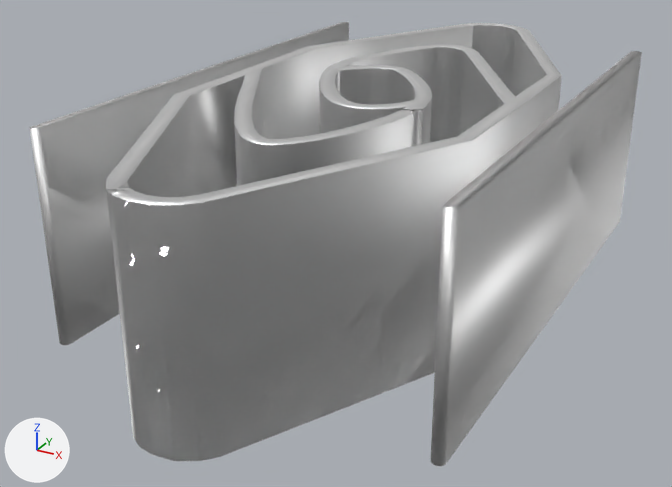
The Blender file Characters/LOGOESCOM.blend as it was, and as the next commit left it.
Camera for both pictures: a 50 mm camera at (7.22, -14.6, 3.79) aimed at (-0.4, -0.74, -3.14). Lighting does not change. The marker at lower left points along +X, +Y and +Z.

Before the edit, the objects in view are built like this:
```python
me_chrome = bpy.data.meshes.new('Chrome')
me_chrome.from_pydata(...)  # 1232 vertices, 1105 faces; spans x -13.9..12.5, y -12.8..1.1, z -2.0..5.5
me_chrome.polygons.foreach_set('use_smooth', [True] * 1105)
me_chrome.materials.append(mat_dissolve_material)
ob_axis = bpy.data.objects.new('Axis', None)
ob_axis.location = (0.0, -7.5, 0.0)
ob_axis.rotation_euler = (0.0, 0.0, 1.571)  # degrees (0, 0, 90)
ob_logoescom = bpy.data.objects.new('LOGOESCOM', me_chrome)
ob_logoescom.location = (-2.88, 0.35, -3.0)
ob_logoescom.rotation_euler = (0.0, 0.0, 1.571)  # degrees (0, 0, 90)
ob_logoescom.scale = (0.5, 0.5, 0.5)
ob_logoescom.visible_shadow = False
```
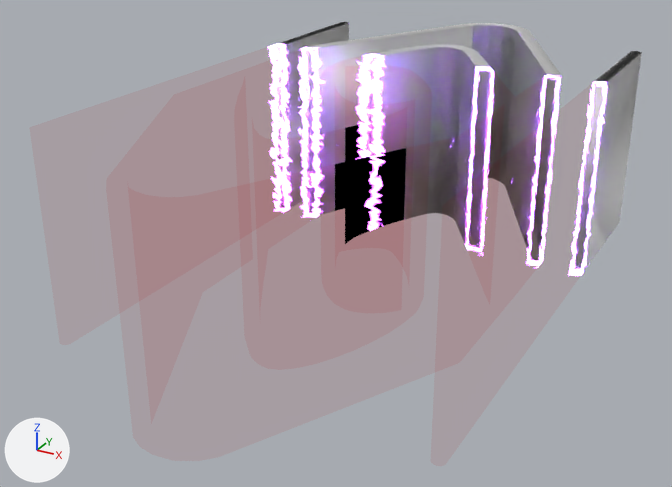
The change, as JSON lines over the scene's bpy script:
```json
{"op": "set", "path": "ob_axis.location", "old": "(0.0, -7.5, 0.0)", "new": "(0.0, 1.39, 1.28)"}
{"op": "remove", "block": "ob_logoescom", "code": "ob_logoescom.visible_shadow = False"}
```

Pixel boxes [x1, y1, x2, y2] of what changed, in the pictures (672 x 487 px):
```json
{"object": "LOGOESCOM", "change": "surface changed", "before": [29, 22, 642, 466], "after": [29, 22, 642, 466]}
```
